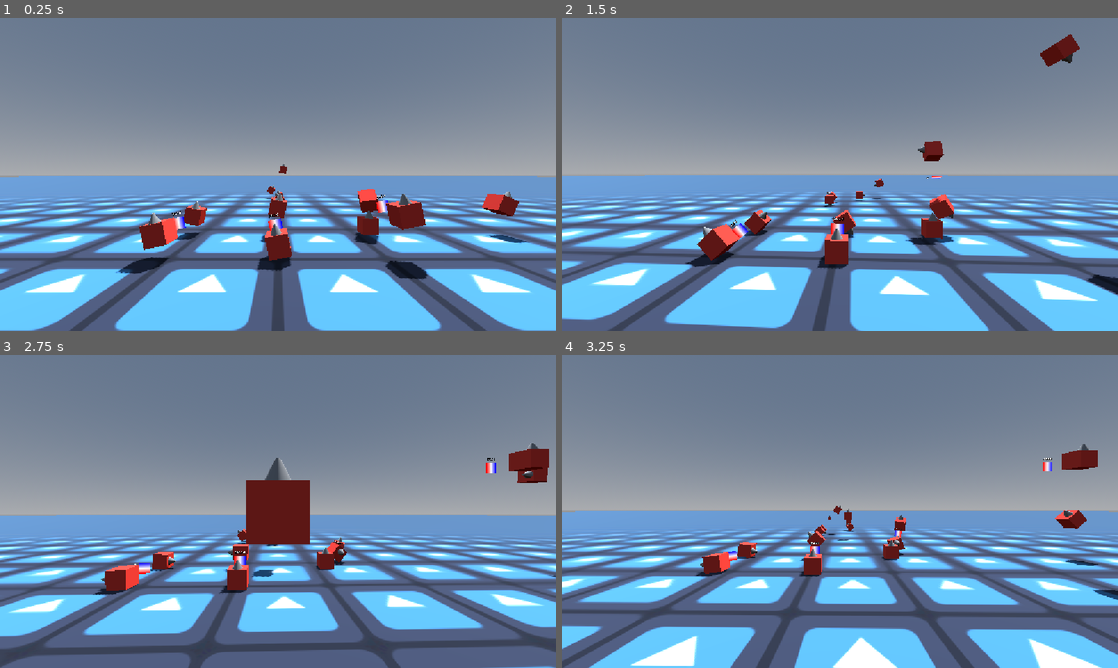
Above: before the commit, frames 1-4 (two rows, left to right).
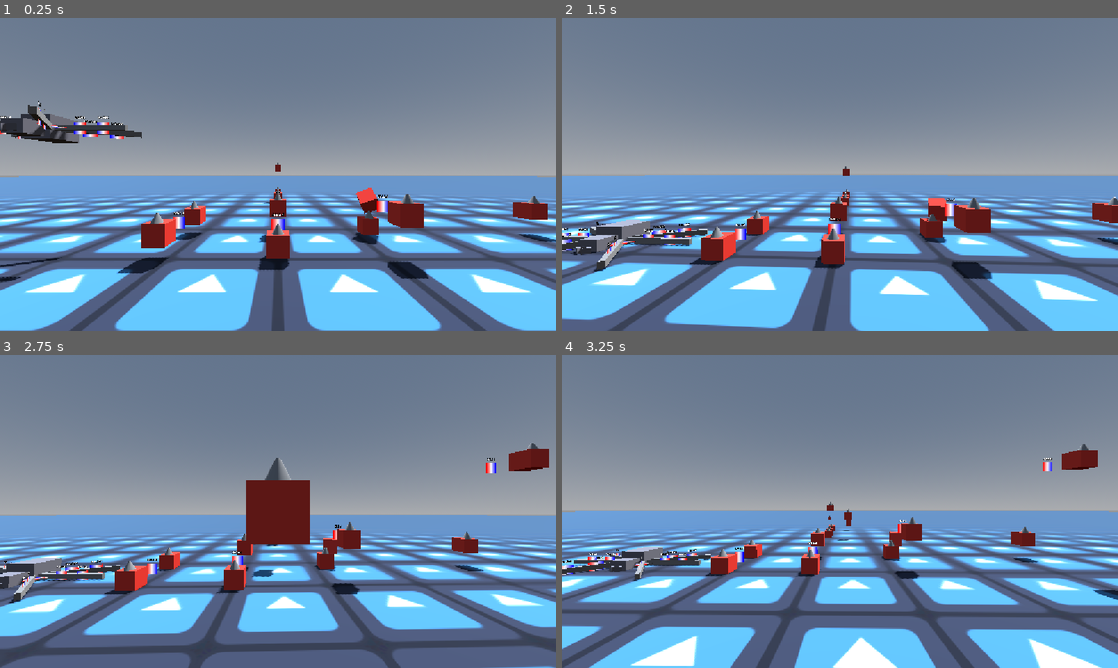
Above: after the commit, the same moments.

Repository: Deojee/new-betterer-hinges
Game: Godot game, scene res://scenes/world.tscn
The game is run twice, just before and just after one commit, with the same random seed, the same clock (stepped at 60 frames per second) and the same inputs. The engine's default icon, where the game draws it, is replaced by a stand-in: a white triangle on a blue panel in a dark square.
Inputs (mouse positions are in pixels of both pictures, inside the frame that each line leads up to):
- Up to frame 1 (0.25 s): no input
- Up to frame 2 (1.5 s): move the mouse to (867, 174) at 0.52 s; hold Up (ui_up) from 0.53 s (still down); tap A (a) at 0.6 s; tap D (d) at 0.8, 1.35 s; move the mouse to (812, 174) at 1.27 s
- Up to frame 3 (2.75 s): keep holding Up (ui_up); tap E (e) at 1.55 s; move the mouse to (289, 505) at 2.02 s; hold E (e) from 2.03 s (still down); tap S (s) at 2.3 s
- Up to frame 4 (3.25 s): keep holding Up (ui_up); move the mouse to (834, 517) at 2.77 s; release E (e) at 2.78 s; tap S (s) at 2.85 s; tap T (t) at 3.05 s

The runs differ from the first frame. In frame 1, 3.6% of the frame differs, in the area x 0-100%, y 26-85%; in frame 2, 5.7%, in the area x 0-100%, y 5-89%; in frame 3, 3.7%; in frame 4, 3.2%.

Commit message:
motors had a sign issue, tried to fix it and now they crash with "must be finite"

Diff:
--- a/scenes/world.tscn
+++ b/scenes/world.tscn
@@ -155,7 +155,7 @@
 transform = Transform3D(1, 0, 0, 0, 1.0000001, 0, 0, 0, 1.0000001, 16.177208, 2.0496721, -3.8197353)
 
 [node name="walkerGuy" type="Node3D" parent="." unique_id=26806753]
-transform = Transform3D(1, 0, 0, 0, 1, 0, 0, 0, 1, 0, 7.051614, 15.787714)
+transform = Transform3D(1, 0, 0, 0, 1, 0, 0, 0, 1, -12.1934595, 7.0516143, -1.0256414)
 
 [node name="body" type="RigidBody3D" parent="walkerGuy" unique_id=621303919]
 collision_layer = 2
--- a/scripts/newHinge.gd
+++ b/scripts/newHinge.gd
@@ -82,6 +82,14 @@
 	#Mathy.draw_line_between(get_tree(),objectAPoint.origin,nodeA.global_position,0.3,Color.RED)
 	#Mathy.draw_line_between(get_tree(),objectBPoint.origin,nodeB.global_position,0.3,Color.BLUE)
 
+	if Input.is_action_just_pressed("ui_right"):
+		targetAngleDegrees += 15
+	if Input.is_action_just_pressed("ui_left"):
+		targetAngleDegrees -= 15
+	if Input.is_action_just_pressed("ui_up"):
+		targetAngleDegrees *= -1
+	if Input.is_action_just_pressed("ui_down"):
+		targetAngleDegrees += -180
 
 	for i in 30:
 		update()
@@ -101,13 +109,52 @@
 
 	showMiddle()
 
+	adjustTargetSpeed()
 	handleMotor()
 
 	lastFrameTransform = global_transform
 
 
 ##degrees per second
-var motorSpeed = 100
+var motorSpeedDegrees : float:
+	get:
+		return rad_to_deg(motorSpeed)
+	set(value):
+		motorSpeed = deg_to_rad(value)
+var motorSpeed = PI
+
+var aimForTarget : bool = true
+
+@export var targetAngleDegrees : float:
+	get:
+		return rad_to_deg(targetAngle)
+	set(value):
+		targetAngle = deg_to_rad(value)
+var targetAngle = PI/2.0
+
+
+var maxMotorSpeedDegrees : float:
+	get:
+		return rad_to_deg(maxMotorSpeed)
+	set(value):
+		maxMotorSpeed = deg_to_rad(value)
+var maxMotorSpeed = PI
+
+func adjustTargetSpeed():
+
+	if !aimForTarget:
+		return
+
+	var currentAngle = getAngle()
+	var PI2 = PI * 2
+
+	var difference = angle_difference(targetAngle,currentAngle)
+	motorSpeed = abs(difference) * difference * TPS
+
+	motorSpeed = clamp(motorSpeed,-maxMotorSpeed,maxMotorSpeed)
+
+
+	pass
 
 func handleMotor():
 
@@ -127,8 +174,8 @@
 
 	var dif = deg_to_rad(motorSpeed) - rotSpeed
 
-	nodeA.angular_velocity += axis * dif * getAPortion()
-	nodeB.angular_velocity -= axis * dif * getBPortion()
+	nodeA.angular_velocity += axis * dif * getAPortion() * TPS
+	nodeB.angular_velocity -= axis * dif * getBPortion() * TPS
 	pass
 
 func alignToAxis():
@@ -225,22 +272,3 @@
 
 	nodeA.linear_velocity -= (bDif) * getAPortion()
 	nodeB.linear_velocity += (bDif) * getBPortion()
-
-
-
-	#nodeA.linear_velocity = aTarget
-	#nodeB.linear_velocity = bTarget
-	#prints("before:",nodeB.linear_velocity)
-
-
-	#prints(bTarget.length(),nodeB.linear_velocity.dot(bTargetDir))
-	#prints("after:",nodeB.linear_velocity)
-
-	#Mathy.draw_debug_sphere(get_tree(),nodeB.global_position + nodeB.linear_velocity/TPS,0.5,Color.LIME)
-
-	#nodeA.rotation = middle.basis.get_euler()
-	#nodeB.rotation = middle.basis.get_euler()
-
-	#Mathy.draw_transform(get_tree(),objectAPoint,0.5)
-	#Mathy.draw_transform(get_tree(),objectBPoint,1.0)
-	#Mathy.draw_transform(get_tree(),middle,2.0)
